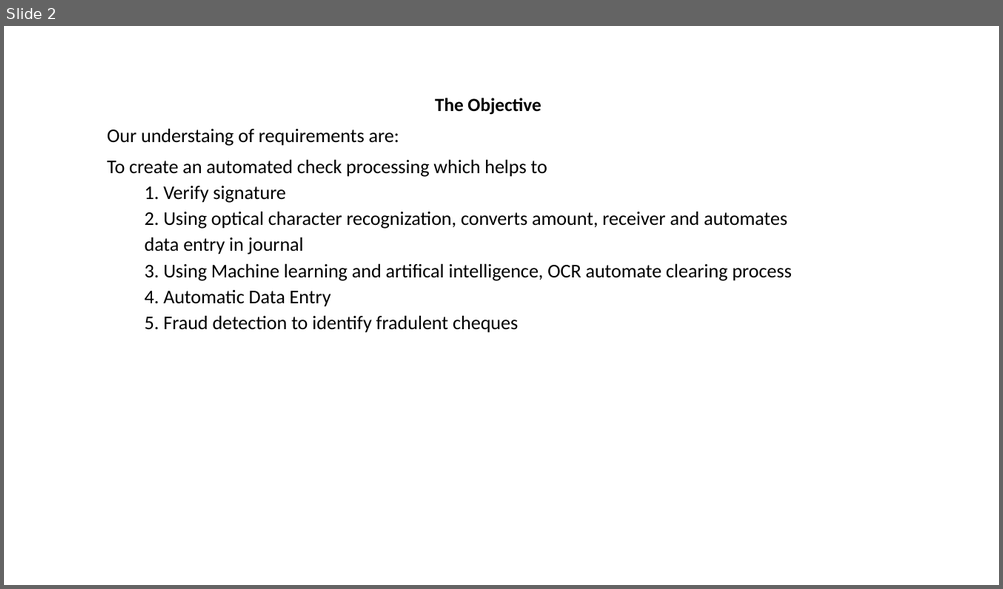
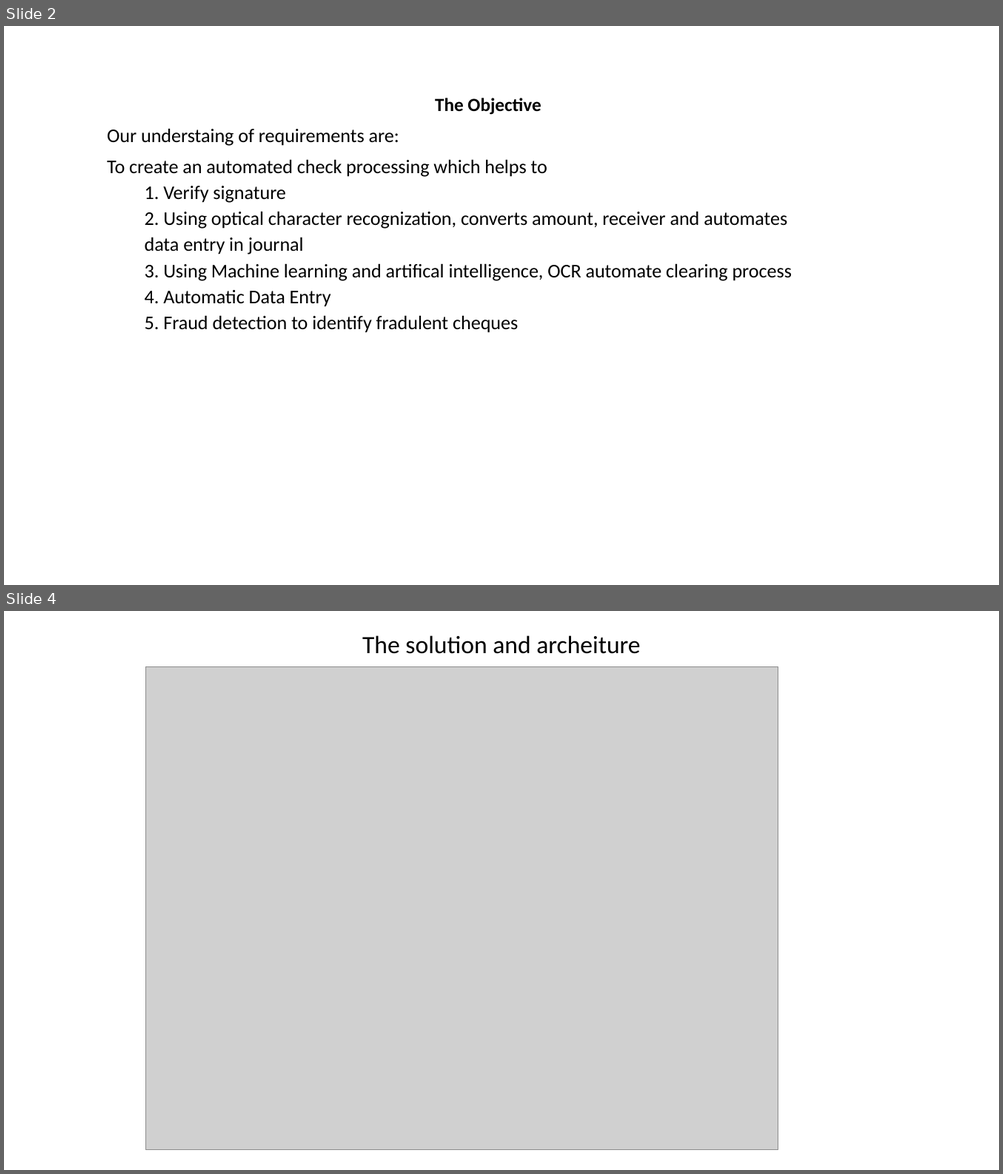
Before and after one commit to siva-tcs/TG-Auto-check, a slide deck: Automated check Processing.pptx. Shown one above the other, each under a label of ours: slide 2 before the commit, slides 2 and 4 after it; the slides between them are not shown. The pictures are 1003x589 and 1003x1174 pixels, drawn with LibreOffice and Linux fonts; fonts in the diff are those of the drawing; grey boxes stand for pictures. Boxes give left, top, right and bottom in pixels: in the first picture for what was removed or moved away, otherwise in the second. Text is boxed around its words. In the diff, an @@ line names an element or a change of style, - is before the commit and + after.

```diff
--- a/Automated check Processing.pptx
+++ b/Automated check Processing.pptx
@@ slide 4 added at <box>4,611,999,1170</box>, background #FFFFFF @@
@@ subtitle added at <box>362,635,640,654</box>, 24 pt, text #000000 @@
+The solution and archeiture
@@ picture added at <box>146,667,778,1151</box> @@
```
Also in this commit, not shown: 2 slides changed, 2 other files.
